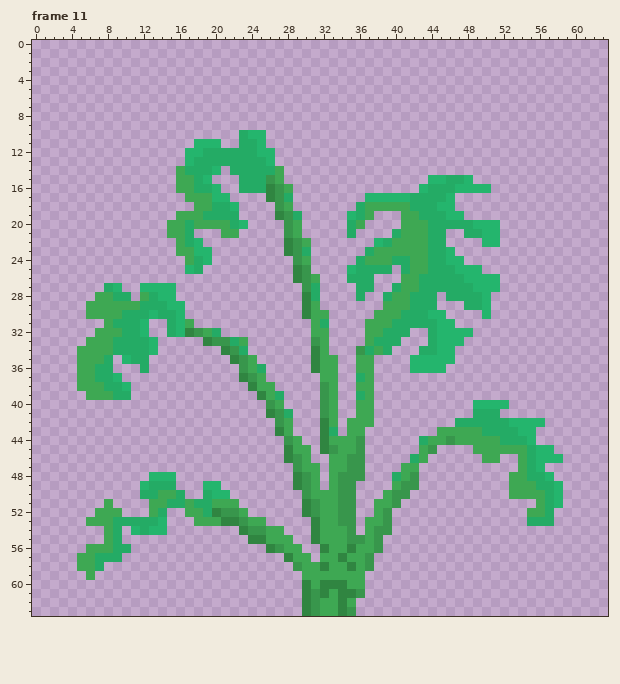
Pixel-art file: Twisted Petal/Assets/Aseprite/Enemies/Animated/Stationary/monsterraPlant.ase. The picture above was drawn from the file before the commit.
64x64 pixels, 22 frames. Colours within 5 levels of each other are drawn and written as one. Shown: frame 11. The commit also changed other frames, which this record leaves out.
New version:
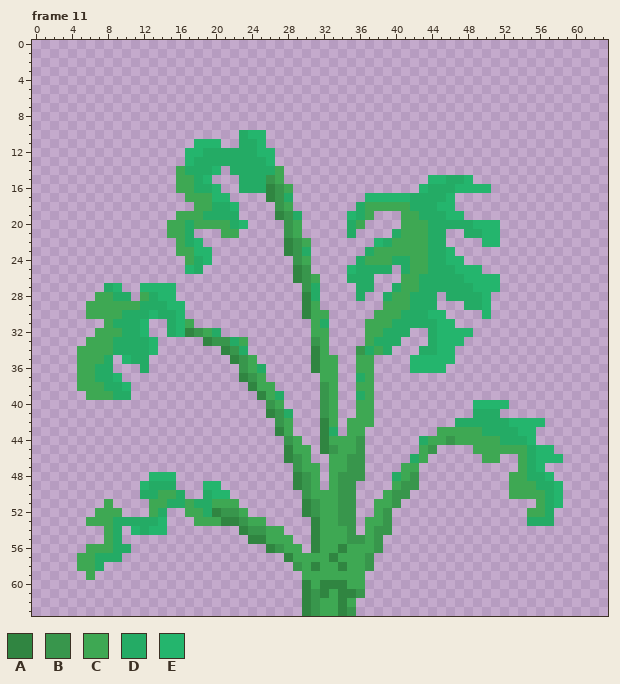
Palette (. is transparent): A #308541  B #38964c  C #3ea853  D #24ab65  E #24b56d
Commit message: Just wanted to give the face some character
The exact change:
--- frame 11
@@ x 29..37 @@
 55 ..ACCCBBC
-56 C..ACCACC
-57 CC.CCACCB
-58 BCCACCACB
+56 C.ACCACCC
+57 CCCCACCCB
+58 BCACCACCB
 59 .CCCCCCC.
Changed places in both pictures, as pixel boxes (x1, y1, x2, y2):
changed: (311, 544, 356, 571)
